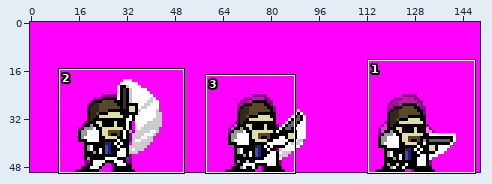
Two versions of one sprite sheet, Graphics/Knights/miamiknight/miami_knight_uppercut.png. The first picture is a wide view before the edit; the outline marks the close-up.
Close-up. The starting point:
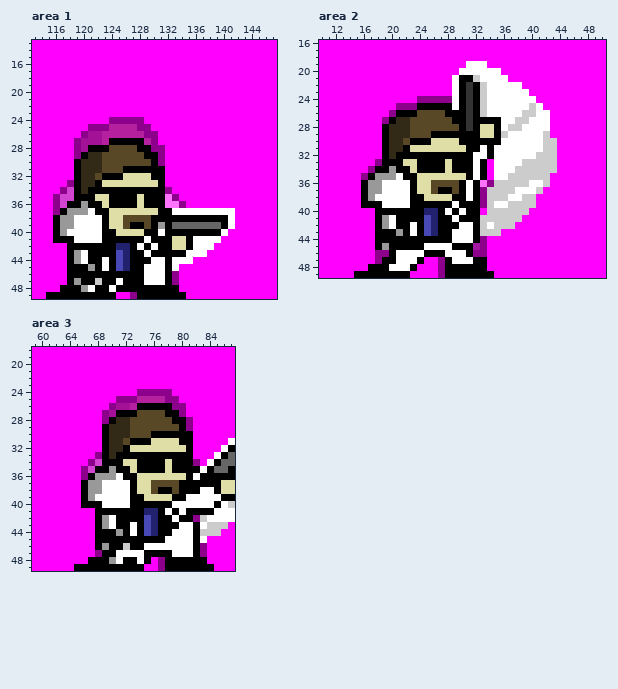
The file is 150x50 pixels. Shown: area 1: x 113..147, y 13..49; area 2: x 10..50, y 16..49; area 3: x 59..87, y 18..49.
After:
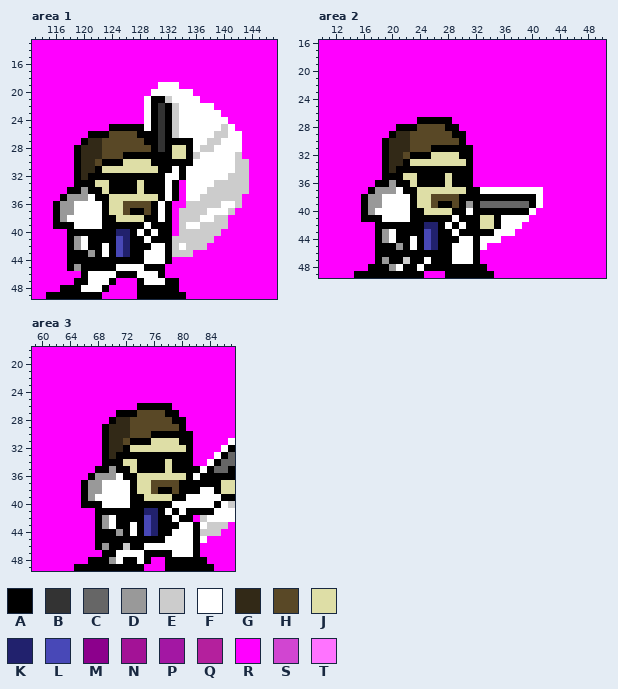
Palette (. is transparent): A #000000  B #333333  C #666666  D #999999  E #cccccc  F #ffffff  G #322917  H #594826  J #dedea6  K #21216d  L #4848b7  M #8c008c  N #a31296  P #a317a3  Q #b4209d  R #ff00ff  S #d145d1  T #ff73ff
What changed:
Changed rows in their new state; - is an unchanged pixel.
Area 1:
first column x 116:
19 ---------------FFF----------
20 --------------FFFFFF--------
21 -------------FAAEFFFF-------
22 -------------FABAEFFFFF-----
23 -------------FABAEFFFFFF----
24 --------RRRRRFABAEFFFFFFF---
25 -----RRRAAAAAFABAEFFFFFFEF--
26 ----RAAAHHHHAAABAEFFFFFEEFF-
27 ---RAGGHHHHHHAABAAAAFFEEFFF-
28 ---AGGGH----HHABAJJAFEEFFFF-
29 ---AG-----AAA--AAJJAEFFFFFE-
30 ------HAAAJJJJ-AAAAAFFFFFFEE
31 ------AJJJJJJJJ-AFAFFFFFFFEE
32 -----AA---AAAA--FFAFFFFFFEEE
33 --R-AAJ-AAAA-AA-FA-FFFFEEEEE
34 -RA-D--J----J---FA-FFFEEEEEE
35 RADDDFAAJJJJ-JJ-FA-FFEEEEEE-
36 ADDFFFFAJJHHHH-FARREEEEEFFE-
37 AD-FF-F---HAAHAF-REEEE---E--
38 --F-----A-JJJA-F-REEEFFEER--
39 -AA-----AAA--F-A-REFFEEEER--
40 RRAAAAA--KKAF-FA-REEEEEER---
41 RR-D-AA--LK------EEEEEER----
42 ---DF--F-L--A--F-EFEEER-----
43 ---AAD-F------FF-EEERR------
44 ---AA--A-AA--F---RRR--------
45 ---D-A-A-FFFFAAARR----------
46 --RR-FFFF---F--ARR----------
47 --RA-FFF-RRR-----A----------
48 ----F-F-RRRR----------------
49 -------RR--R----------------
Area 2:
first column x 16:
19 ---------------RRR----------
20 --------------RRRRRR--------
21 -------------RRRRRRRR-------
22 -------------RRRRRRRRRR-----
23 -------------RRRRRRRRRRR----
24 --------RRRRRRRRRRRRRRRRR---
25 -----RRRRRRRRRRRRRRRRRRRRR--
26 ----RRRRRRRRRRRRRRRRRRRRRRR-
27 ---RRRRRAAAAARRRRRRRRRRRRRR-
28 ---RRAAA----AARRRRRRRRRRRRR-
29 ---RA-----HHH--RRRRRRRRRRRR-
30 ------GHHHHHHH-RRRRRRRRRRRRR
31 ------GHHHAAAAA-RRRRRRRRRRRR
32 -----GH---JJJJ--RRRRRRRRRRRR
33 --R-GGA-JJJJ-JJ-RR-RRRRRRRRR
34 -RR-G--A----A---RR-RRRRRRRRR
35 RRRAAAJJAAAA-AA-RR-RRRRRRRR-
36 RRAADAAJAAAAJA-ARRRRRRRRRRR-
37 RA-DD-A---JJJJJA-FFFFF---F--
38 --D-----J-HHHH-A-AAAAAAAAF--
39 -DD-----JJH--H-D-CCCCCCCAF--
40 ADFFFFF--JJJJ-AF-AAAAAAAF---
41 AA-F-FF--AA------JJAFFFF----
42 ---AA--A-K--F--A-JJAFFF-----
43 ---DFA-A------AA-AAFFF------
44 ---DF--F-LK--A---FFF--------
45 ---A-D-F-LKAAFFFAF----------
46 --AA-AAAA---A--FAR----------
47 --AD-AEA-FAA-----R----------
48 ----D-A-FAAA----------------
49 -------AA--R----------------
Area 3:
first column x 69:
24 -----RRRRR---
25 --RRRRRRRRR--
26 -RRRR-----RR-
27 RR---------R-
28 R-----------R
29 ------------R
first column x 66:
33 --R--------------
34 -RR-------------R
35 RR---------------
36 R----------------
first column x 82:
42 R
first column x 68:
46 ---------------R
47 R--------------R
48 ---------R------
49 ---------R------
